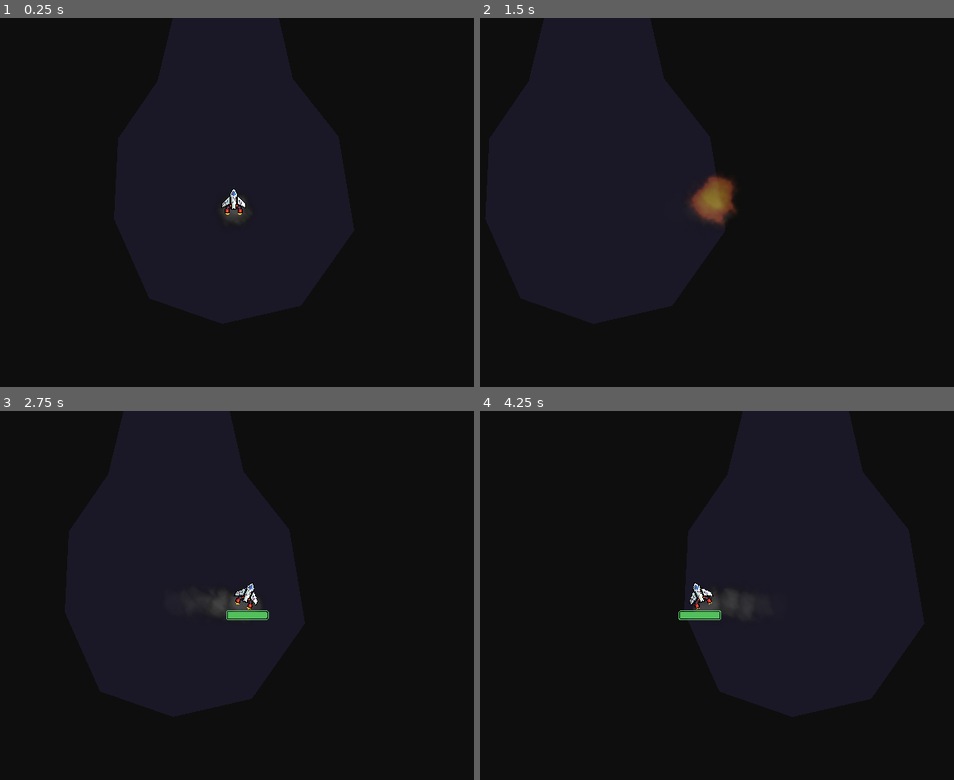
Above: before the commit, frames 1-4 (two rows, left to right).
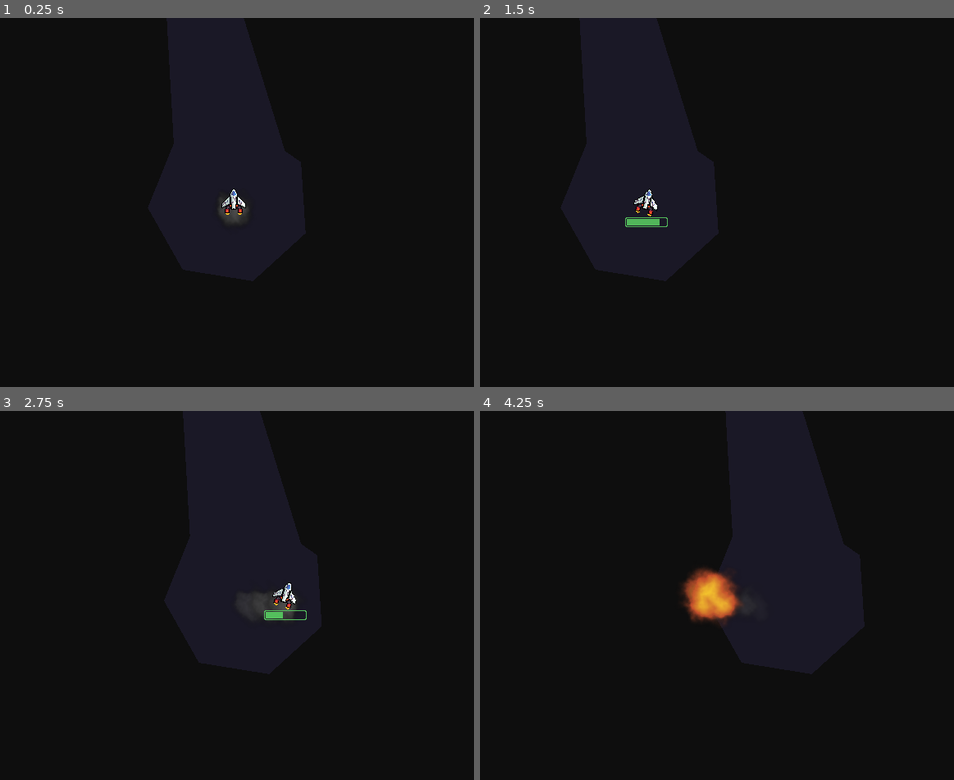
Above: after the commit, the same moments.

Repository: itsMapleLeaf/ldjam54
Game: Godot game, scene res://game.tscn
Same seed, same stepped clock (60 frames per second), same inputs: the game is played once before the commit and once after it.
Inputs:
- Up to frame 1 (0.25 s): no input
- Up to frame 2 (1.5 s): tap Enter at 0.5 s; hold D (strafe_right) 0.53-1.28 s; hold Space (boost) 0.53-1.28 s; hold A (strafe_left) from 1.28 s (still down); tap Space (boost) at 1.35 s
- Up to frame 3 (2.75 s): release A (strafe_left) at 2.03 s; hold D (strafe_right) from 2.03 s (still down); hold Space (boost) from 2.03 s (still down)
- Up to frame 4 (4.25 s): release Space (boost) at 2.78 s; tap Space (boost) at 2.85 s; release D (strafe_right) at 3.53 s; hold A (strafe_left) from 3.53 s (still down); hold Space (boost) from 3.53 s (still down)

The runs differ from the first frame. In frame 1, less than 0.1% of the frame differs, in the area x 46-47%, y 49-53%; in frame 2, 1.3%; in frame 3, 1.1%; in frame 4, 1.4%, in the area x 41-56%, y 40-60%.

Commit message:
new level area and detector system

Diff:
--- a/game.tscn
+++ b/game.tscn
@@ -13,8 +13,12 @@
 process_mode = 4
 visible = false
 
-[node name="straight" parent="Levels" instance=ExtResource("3_gsbho")]
+[node name="snake" parent="Levels" instance=ExtResource("2_5atuh")]
 
-[node name="oneturn" parent="Levels" instance=ExtResource("4_dpifl")]
+[node name="DisabledLevels" type="Node2D" parent="."]
+process_mode = 4
+visible = false
 
-[node name="snake" parent="Levels" instance=ExtResource("2_5atuh")]
+[node name="straight" parent="DisabledLevels" instance=ExtResource("3_gsbho")]
+
+[node name="oneturn" parent="DisabledLevels" instance=ExtResource("4_dpifl")]
--- a/level_area.gd
+++ b/level_area.gd
@@ -1,12 +1,24 @@
-extends Polygon2D
+extends Area2D
 
 func _ready() -> void:
-	var area := Area2D.new()
-	area.monitoring = false
-	area.add_to_group("PlayerKiller")
-	add_child(area)
+	for child in get_children():
+		if child is CollisionPolygon2D:
+			var polygon := $PolygonTemplate.duplicate()
+			polygon.polygon = child.polygon
+			polygon.visible = true
+			child.add_child(polygon)
 
-	var collision_polygon := CollisionPolygon2D.new()
-	collision_polygon.polygon = polygon
-	collision_polygon.build_mode = CollisionPolygon2D.BUILD_SEGMENTS
-	area.add_child(collision_polygon)
+		if child is CollisionShape2D: if child.shape is RectangleShape2D:
+			var rect := child.shape.get_rect() as Rect2
+
+			var points := PackedVector2Array([
+				rect.position,
+				rect.position + Vector2(rect.size.x, 0),
+				rect.position + rect.size,
+				rect.position + Vector2(0, rect.size.y)
+			])
+
+			var polygon := $PolygonTemplate.duplicate()
+			polygon.polygon = points
+			polygon.visible = true
+			child.add_child(polygon)
--- a/level_area.tscn
+++ b/level_area.tscn
@@ -1,7 +1,13 @@
-[gd_scene load_steps=2 format=3 uid="uid://dgvhk87nfq2da"]
+[gd_scene load_steps=2 format=3 uid="uid://3iwnktuef6o7"]
 
-[ext_resource type="Script" path="res://level_area.gd" id="1_htstb"]
+[ext_resource type="Script" path="res://level_area.gd" id="1_ahvb6"]
 
-[node name="Polygon2D" type="Polygon2D" groups=["PlayerKiller"]]
+[node name="LevelArea" type="Area2D" groups=["LevelArea"]]
+collision_layer = 4
+collision_mask = 0
+monitoring = false
+script = ExtResource("1_ahvb6")
+
+[node name="PolygonTemplate" type="Polygon2D" parent="."]
+visible = false
 color = Color(0.101961, 0.0980392, 0.14902, 1)
-script = ExtResource("1_htstb")
--- /dev/null
+++ b/level_area_detector.gd
@@ -0,0 +1,12 @@
+extends Area2D
+
+signal exited_level
+
+func _on_area_exited(_area: Area2D) -> void:
+	await get_tree().physics_frame # wait for physics to resolve
+
+	var is_in_level := get_overlapping_areas().any(
+		func (area: Area2D): return area.is_in_group("LevelArea"))
+
+	if not is_in_level:
+		exited_level.emit()
--- /dev/null
+++ b/level_area_detector.tscn
@@ -0,0 +1,19 @@
+[gd_scene load_steps=3 format=3 uid="uid://m65yk53ryboh"]
+
+[ext_resource type="Script" path="res://level_area_detector.gd" id="1_bnrs8"]
+
+[sub_resource type="CircleShape2D" id="CircleShape2D_dqxqp"]
+radius = 1.0
+
+[node name="LevelAreaDetector" type="Area2D"]
+position = Vector2(-6, -6)
+collision_layer = 2
+collision_mask = 4
+monitorable = false
+script = ExtResource("1_bnrs8")
+
+[node name="CollisionShape" type="CollisionShape2D" parent="."]
+shape = SubResource("CircleShape2D_dqxqp")
+metadata/_edit_lock_ = true
+
+[connection signal="area_exited" from="." to="." method="_on_area_exited"]
--- a/levels/oneturn.tscn
+++ b/levels/oneturn.tscn
@@ -1,13 +1,49 @@
-[gd_scene load_steps=3 format=3 uid="uid://b8u5hrcswdput"]
+[gd_scene load_steps=5 format=3 uid="uid://b8u5hrcswdput"]
 
-[ext_resource type="PackedScene" uid="uid://dgvhk87nfq2da" path="res://level_area.tscn" id="1_ym48y"]
+[ext_resource type="PackedScene" uid="uid://3iwnktuef6o7" path="res://level_area.tscn" id="1_8yauf"]
+[ext_resource type="PackedScene" uid="uid://uof154pm5wte" path="res://regular_collision_polygon_2d.tscn" id="1_djvd8"]
 [ext_resource type="PackedScene" uid="uid://bffyh0psdenmv" path="res://wormhole.tscn" id="2_qyguf"]
+
+[sub_resource type="RectangleShape2D" id="RectangleShape2D_e3gjp"]
+size = Vector2(168.705, 218.561)
 
 [node name="oneturn" type="Node2D"]
 
-[node name="Polygon2D" parent="." instance=ExtResource("1_ym48y")]
-position = Vector2(-659, -271)
-polygon = PackedVector2Array(546, 302, 571, 343, 651, 373, 749, 355, 776, 289, 747, 174, 734, 54, 763, -75, 920, -154, 1102, -88, 1255, -84, 1289, -151, 1256, -279, 1155, -293, 1032, -276, 898, -325, 804, -319, 680, -244, 542, -122, 530, 14, 538, 70, 585, 139, 549, 231)
+[node name="LevelArea2" parent="." instance=ExtResource("1_8yauf")]
+
+[node name="RegularCollisionPolygon2D" parent="LevelArea2" instance=ExtResource("1_djvd8")]
+position = Vector2(-5, 0)
+rotation = 1.42161
+polygon = PackedVector2Array(0, -100, 78.1832, -62.349, 97.4928, 22.2521, 43.3884, 90.0969, -43.3884, 90.0969, -97.4928, 22.2521, -78.1832, -62.349)
+sides = 7
+
+[node name="RegularCollisionPolygon2D3" parent="LevelArea2" instance=ExtResource("1_djvd8")]
+position = Vector2(-15, -234)
+rotation = 1.42161
+polygon = PackedVector2Array(0, -100, 78.1832, -62.349, 97.4928, 22.2521, 43.3884, 90.0969, -43.3884, 90.0969, -97.4928, 22.2521, -78.1832, -62.349)
+sides = 7
+
+[node name="RegularCollisionPolygon2D4" parent="LevelArea2" instance=ExtResource("1_djvd8")]
+position = Vector2(100, -288)
+rotation = 1.42161
+scale = Vector2(1.15202, 1.20412)
+polygon = PackedVector2Array(0, -100, 78.1832, -62.349, 97.4928, 22.2521, 43.3884, 90.0969, -43.3884, 90.0969, -97.4928, 22.2521, -78.1832, -62.349)
+sides = 7
+
+[node name="RegularCollisionPolygon2D2" parent="LevelArea2" instance=ExtResource("1_djvd8")]
+position = Vector2(443, -330)
+rotation = 2.29342
+polygon = PackedVector2Array(0, -100, 78.1832, -62.349, 97.4928, 22.2521, 43.3884, 90.0969, -43.3884, 90.0969, -97.4928, 22.2521, -78.1832, -62.349)
+sides = 7
+
+[node name="CollisionShape2D" type="CollisionShape2D" parent="LevelArea2"]
+position = Vector2(0.906557, -121.078)
+rotation = 0.175028
+shape = SubResource("RectangleShape2D_e3gjp")
+
+[node name="CollisionPolygon2D" type="CollisionPolygon2D" parent="LevelArea2"]
+position = Vector2(-311, -55.6948)
+polygon = PackedVector2Array(432, -327, 583, -290.305, 731, -311, 729, -197, 567, -174.305, 421, -192)
 
 [node name="Wormhole" parent="." instance=ExtResource("2_qyguf")]
-position = Vector2(530, -457)
+position = Vector2(443, -333)
--- a/levels/snake.tscn
+++ b/levels/snake.tscn
@@ -1,13 +1,40 @@
-[gd_scene load_steps=3 format=3 uid="uid://bf8nwnqt4hj5f"]
+[gd_scene load_steps=4 format=3 uid="uid://bf8nwnqt4hj5f"]
 
-[ext_resource type="PackedScene" uid="uid://dgvhk87nfq2da" path="res://level_area.tscn" id="1_r4n8d"]
+[ext_resource type="PackedScene" uid="uid://3iwnktuef6o7" path="res://level_area.tscn" id="2_3wkdl"]
 [ext_resource type="PackedScene" uid="uid://bffyh0psdenmv" path="res://wormhole.tscn" id="2_4wdqf"]
+[ext_resource type="PackedScene" uid="uid://uof154pm5wte" path="res://regular_collision_polygon_2d.tscn" id="3_073sn"]
 
 [node name="snake" type="Node2D"]
 
-[node name="Polygon2D" parent="." instance=ExtResource("1_r4n8d")]
-position = Vector2(-34, 59)
-polygon = PackedVector2Array(-55, 20, 28, 67, 128, 27, 163, -66, 78, -188, 83, -303, 117, -376, 188, -426, 221, -519, 200, -619, 133, -708, 126, -803, 128, -895, 206, -935, 235, -1031, 186, -1136, 96, -1171, -29, -1115, -37, -974, 26, -901, 16, -795, 27, -686, 106, -598, 94, -464, 8, -399, -21, -295, -20, -189, -86, -83)
+[node name="LevelArea" parent="." instance=ExtResource("2_3wkdl")]
+
+[node name="RegularCollisionPolygon2D" parent="LevelArea" instance=ExtResource("3_073sn")]
+position = Vector2(-5, 0)
+rotation = 1.95488
+polygon = PackedVector2Array(0, -100, 78.1832, -62.349, 97.4928, 22.2521, 43.3884, 90.0969, -43.3884, 90.0969, -97.4928, 22.2521, -78.1832, -62.349)
+sides = 7
+
+[node name="RegularCollisionPolygon2D2" parent="LevelArea" instance=ExtResource("3_073sn")]
+position = Vector2(48, -700)
+rotation = 1.95488
+polygon = PackedVector2Array(0, -100, 78.1832, -62.349, 97.4928, 22.2521, 43.3884, 90.0969, -43.3884, 90.0969, -97.4928, 22.2521, -78.1832, -62.349)
+sides = 7
+
+[node name="CollisionPolygon2D" type="CollisionPolygon2D" parent="LevelArea"]
+scale = Vector2(1.50736, 0.986555)
+polygon = PackedVector2Array(43, -56, 0, -268, -56, -276, -48, -60)
+
+[node name="CollisionPolygon2D2" type="CollisionPolygon2D" parent="LevelArea"]
+scale = Vector2(1.50736, 0.986555)
+polygon = PackedVector2Array(0, -268, 64, -372, -4, -392, -56, -276)
+
+[node name="CollisionPolygon2D3" type="CollisionPolygon2D" parent="LevelArea"]
+scale = Vector2(1.50736, 0.986555)
+polygon = PackedVector2Array(-4, -392, 8, -496, 52, -504, 72, -448, 64, -372)
+
+[node name="CollisionPolygon2D4" type="CollisionPolygon2D" parent="LevelArea"]
+scale = Vector2(1.50736, 0.986555)
+polygon = PackedVector2Array(8, -496, -20, -564, 0, -652, 64, -636, 52, -504)
 
 [node name="Wormhole" parent="." instance=ExtResource("2_4wdqf")]
-position = Vector2(56, -972)
+position = Vector2(48, -708)
--- a/levels/straight.tscn
+++ b/levels/straight.tscn
@@ -1,13 +1,29 @@
-[gd_scene load_steps=3 format=3 uid="uid://b6adjxtij47fe"]
+[gd_scene load_steps=4 format=3 uid="uid://b6adjxtij47fe"]
 
-[ext_resource type="PackedScene" uid="uid://dgvhk87nfq2da" path="res://level_area.tscn" id="1_h3d53"]
+[ext_resource type="PackedScene" uid="uid://3iwnktuef6o7" path="res://level_area.tscn" id="1_lcjjq"]
+[ext_resource type="PackedScene" uid="uid://uof154pm5wte" path="res://regular_collision_polygon_2d.tscn" id="2_g4hd8"]
 [ext_resource type="PackedScene" uid="uid://bffyh0psdenmv" path="res://wormhole.tscn" id="2_mig8h"]
 
 [node name="straight" type="Node2D"]
+metadata/_edit_horizontal_guides_ = []
 
-[node name="Polygon2D" parent="." instance=ExtResource("1_h3d53")]
-position = Vector2(-20, 48)
-polygon = PackedVector2Array(-83, 69, 6, 100, 102, 78, 167, -14, 148, -128, 92, -199, 68, -304, 86, -375, 133, -465, 141, -602, 89, -686, -19, -696, -107, -652, -125, -546, -110, -476, -60, -396, -46, -307, -73, -196, -121, -126, -126, -28)
+[node name="LevelArea2D" parent="." instance=ExtResource("1_lcjjq")]
+
+[node name="RegularCollisionPolygon2D" parent="LevelArea2D" instance=ExtResource("2_g4hd8")]
+position = Vector2(-5, 0)
+rotation = 1.42161
+polygon = PackedVector2Array(0, -100, 78.1832, -62.349, 97.4928, 22.2521, 43.3884, 90.0969, -43.3884, 90.0969, -97.4928, 22.2521, -78.1832, -62.349)
+sides = 7
+
+[node name="RegularCollisionPolygon2D2" parent="LevelArea2D" instance=ExtResource("2_g4hd8")]
+position = Vector2(-1.85858, -670.045)
+rotation = 2.53153
+polygon = PackedVector2Array(0, -100, 78.1832, -62.349, 97.4928, 22.2521, 43.3884, 90.0969, -43.3884, 90.0969, -97.4928, 22.2521, -78.1832, -62.349)
+sides = 7
+
+[node name="CollisionPolygon2D" type="CollisionPolygon2D" parent="LevelArea2D"]
+position = Vector2(-5, 0)
+polygon = PackedVector2Array(-35, -82, -61, -264, -25, -472, -27, -576, 59, -591, 69, -416, 41, -289, 51, -80)
 
 [node name="Wormhole" parent="." instance=ExtResource("2_mig8h")]
-position = Vector2(-7, -542)
+position = Vector2(5.14142, -674.045)
--- a/player.gd
+++ b/player.gd
@@ -1,4 +1,4 @@
-extends Area2D
+extends Node2D
 class_name Player
 
 @export var sprite: Node2D
@@ -29,6 +29,7 @@
 func _ready() -> void:
 	boost_animation_player.play("idle")
 	boost_animation_player.animation_set_next("boost", "idle")
+
 	charge_meter.get_parent().modulate.a = 0
 
 func charge_by(delta: float) -> void:
@@ -86,38 +87,38 @@
 		smoke.global_position = smoke_spawn_marker.global_position
 		get_parent().get_child(get_index() - 1).add_child(smoke)
 
-func _on_area_entered(area: Area2D) -> void:
-	if area.is_in_group("PlayerKiller"):
-		var explosion := preload("res://explosion.tscn").instantiate() as Node2D
-		explosion.global_position = global_position
-		get_parent().add_child(explosion)
-
-		set_process.call_deferred(false)
-		visible = false
-
-		await get_tree().create_timer(0.5).timeout
-
-		set_process(true)
-		visible = true
-
-		camera.position = global_position
-		camera.rotation = global_rotation
-
-		global_position = Vector2.ZERO
-		rotation = 0
-		speed = 0
-		movement_angle = 0
-		facing_angle = 0
-		turning = 0
-		charge_amount = 0
-
-		var tween := create_tween().set_ease(Tween.EASE_OUT).set_parallel()
-		tween.tween_property(camera, "position", Vector2.ZERO, 0.3)
-		tween.tween_property(camera, "rotation", 0, 0.3)
-
+func _on_hitbox_area_entered(area: Area2D) -> void:
 	if area.is_in_group("LevelComplete"):
 		var warp_effect := preload("res://warp_effect.tscn").instantiate() as Node2D
 		set_process.call_deferred(false)
 		add_child(warp_effect)
 		sprite.visible = false
 		level_completed.emit()
+
+func _on_level_area_detector_exited_level() -> void:
+	var explosion := preload("res://explosion.tscn").instantiate() as Node2D
+	explosion.global_position = global_position
+	get_parent().add_child(explosion)
+
+	set_process.call_deferred(false)
+	visible = false
+
+	await get_tree().create_timer(0.5).timeout
+
+	set_process(true)
+	visible = true
+
+	camera.position = global_position
+	camera.rotation = global_rotation
+
+	global_position = Vector2.ZERO
+	rotation = 0
+	speed = 0
+	movement_angle = 0
+	facing_angle = 0
+	turning = 0
+	charge_amount = 0
+
+	var tween := create_tween().set_ease(Tween.EASE_OUT).set_parallel()
+	tween.tween_property(camera, "position", Vector2.ZERO, 0.3)
+	tween.tween_property(camera, "rotation", 0, 0.3)
--- a/player.tscn
+++ b/player.tscn
@@ -1,9 +1,10 @@
-[gd_scene load_steps=13 format=3 uid="uid://e6qi38y4o5q7"]
+[gd_scene load_steps=14 format=3 uid="uid://e6qi38y4o5q7"]
 
 [ext_resource type="Script" path="res://player.gd" id="1_tij7q"]
 [ext_resource type="Texture2D" uid="uid://iv3xi3osmeju" path="res://resources/Main Ship - Engines - Supercharged Engine - Spritesheet.png" id="2_5k3em"]
 [ext_resource type="Texture2D" uid="uid://d12a2qkk4tjnq" path="res://resources/Main Ship - Engines - Supercharged Engine.png" id="3_60lvt"]
 [ext_resource type="Texture2D" uid="uid://43nhsujsyjxy" path="res://resources/Main Ship - Base - Slight damage.png" id="4_0grsm"]
+[ext_resource type="PackedScene" uid="uid://m65yk53ryboh" path="res://level_area_detector.tscn" id="5_e3s28"]
 
 [sub_resource type="Animation" id="Animation_bhac3"]
 length = 0.001
@@ -84,11 +85,10 @@
 corner_radius_bottom_left = 1
 anti_aliasing = false
 
-[sub_resource type="CircleShape2D" id="CircleShape2D_dqxqp"]
-radius = 11.1803
+[sub_resource type="CircleShape2D" id="CircleShape2D_l3wbb"]
+radius = 9.0
 
-[node name="Player" type="Area2D" node_paths=PackedStringArray("sprite", "camera", "boost_animation_player", "charge_meter", "smoke_spawn_marker")]
-monitorable = false
+[node name="Player" type="Node2D" node_paths=PackedStringArray("sprite", "camera", "boost_animation_player", "charge_meter", "smoke_spawn_marker")]
 script = ExtResource("1_tij7q")
 sprite = NodePath("Sprites")
 camera = NodePath("Camera2D")
@@ -97,6 +97,7 @@
 smoke_spawn_marker = NodePath("Marker2D")
 
 [node name="Sprites" type="Node2D" parent="."]
+metadata/_edit_lock_ = true
 
 [node name="Boost" type="Sprite2D" parent="Sprites"]
 position = Vector2(0, 2)
@@ -124,9 +125,11 @@
 position_smoothing_speed = 10.0
 rotation_smoothing_enabled = true
 rotation_smoothing_speed = 7.0
+metadata/_edit_lock_ = true
 
 [node name="Marker2D" type="Marker2D" parent="."]
 position = Vector2(0, 11)
+metadata/_edit_lock_ = true
 
 [node name="ChargeMeterOutline" type="Panel" parent="."]
 anchors_preset = 8
@@ -141,6 +144,7 @@
 grow_horizontal = 2
 grow_vertical = 2
 theme_override_styles/panel = SubResource("StyleBoxFlat_51evb")
+metadata/_edit_lock_ = true
 
 [node name="ChargeMeter" type="ProgressBar" parent="ChargeMeterOutline"]
 layout_mode = 1
@@ -161,7 +165,26 @@
 value = 0.5
 show_percentage = false
 
-[node name="Shape" type="CollisionShape2D" parent="."]
-shape = SubResource("CircleShape2D_dqxqp")
+[node name="Hitbox" type="Area2D" parent="."]
+collision_mask = 8
+metadata/_edit_lock_ = true
 
-[connection signal="area_entered" from="." to="." method="_on_area_entered"]
+[node name="CollisionShape2D" type="CollisionShape2D" parent="Hitbox"]
+shape = SubResource("CircleShape2D_l3wbb")
+
+[node name="LevelAreaDetector" parent="." instance=ExtResource("5_e3s28")]
+
+[node name="LevelAreaDetector2" parent="." instance=ExtResource("5_e3s28")]
+position = Vector2(6, -6)
+
+[node name="LevelAreaDetector3" parent="." instance=ExtResource("5_e3s28")]
+position = Vector2(6, 6)
+
+[node name="LevelAreaDetector4" parent="." instance=ExtResource("5_e3s28")]
+position = Vector2(-6, 6)
+
+[connection signal="area_entered" from="Hitbox" to="." method="_on_hitbox_area_entered"]
+[connection signal="exited_level" from="LevelAreaDetector" to="." method="_on_level_area_detector_exited_level"]
+[connection signal="exited_level" from="LevelAreaDetector2" to="." method="_on_level_area_detector_exited_level"]
+[connection signal="exited_level" from="LevelAreaDetector3" to="." method="_on_level_area_detector_exited_level"]
+[connection signal="exited_level" from="LevelAreaDetector4" to="." method="_on_level_area_detector_exited_level"]
--- a/project.godot
+++ b/project.godot
@@ -13,7 +13,6 @@
 config/name="ldjam54"
 run/main_scene="res://game.tscn"
 config/features=PackedStringArray("4.1", "Forward Plus")
-config/icon="res://icon.svg"
 
 [display]
 
@@ -59,6 +58,11 @@
 ]
 }
 
+[layer_names]
+
+2d_physics/layer_1="PlayerHitbox"
+2d_physics/layer_2="PlayerLevelAreaDetector"
+
 [rendering]
 
 textures/canvas_textures/default_texture_filter=0
--- /dev/null
+++ b/regular_collision_polygon_2d.gd
@@ -0,0 +1,21 @@
+@tool
+extends CollisionPolygon2D
+
+@export_range(1, 100, 1, "or_greater") var sides := 6:
+	set(value):
+		sides = value
+		_generate_polygon()
+
+@export_range(0, 1000, 1, "or_greater", "or_less", "hide_slider") var radius := 100.0:
+	set(value):
+		radius = value
+		_generate_polygon()
+
+func _ready() -> void:
+	_generate_polygon()
+
+func _generate_polygon() -> void:
+	var points := PackedVector2Array()
+	for i in sides:
+		points.append(Vector2.UP.rotated(i / float(sides) * PI * 2.0) * radius)
+	polygon = points
--- /dev/null
+++ b/regular_collision_polygon_2d.tscn
@@ -0,0 +1,7 @@
+[gd_scene load_steps=2 format=3 uid="uid://uof154pm5wte"]
+
+[ext_resource type="Script" path="res://regular_collision_polygon_2d.gd" id="1_wuq67"]
+
+[node name="RegularCollisionPolygon2D" type="CollisionPolygon2D"]
+polygon = PackedVector2Array(0, -100, 86.6025, -50, 86.6025, 50, -8.74228e-06, 100, -86.6025, 50, -86.6025, -50)
+script = ExtResource("1_wuq67")
--- a/wormhole.tscn
+++ b/wormhole.tscn
@@ -662,6 +662,7 @@
 radius = 55.0
 
 [node name="Wormhole" type="Area2D" groups=["LevelComplete"]]
+collision_layer = 8
 
 [node name="Shade" type="Node2D" parent="."]
 script = SubResource("GDScript_5sixk")
